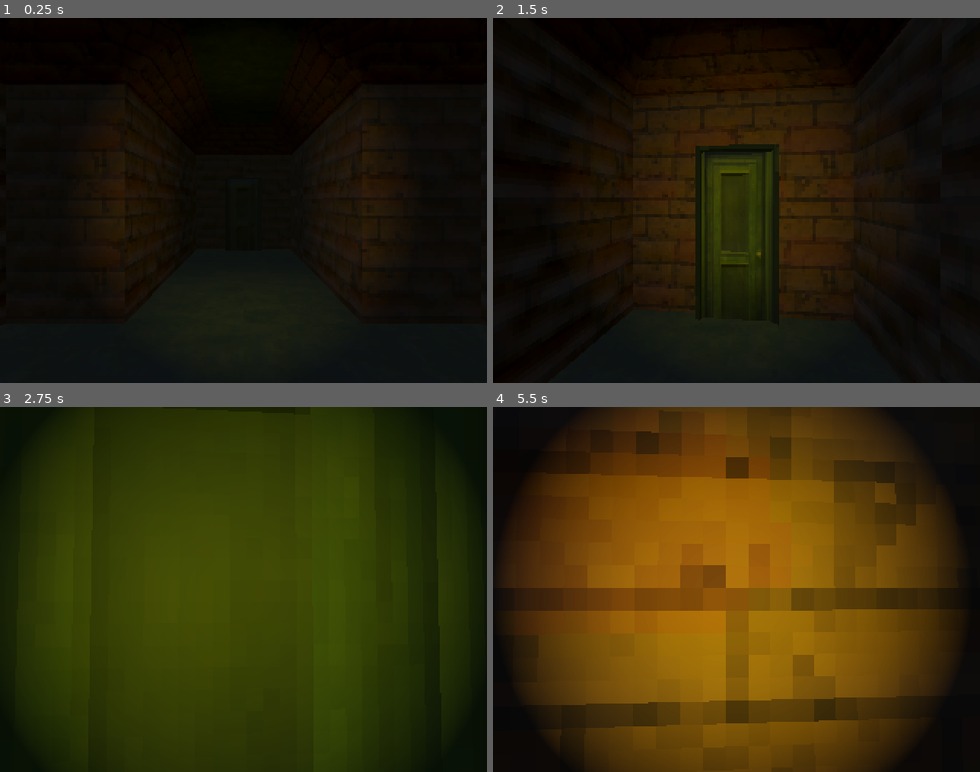
Above: before the commit, frames 1-4 (two rows, left to right).
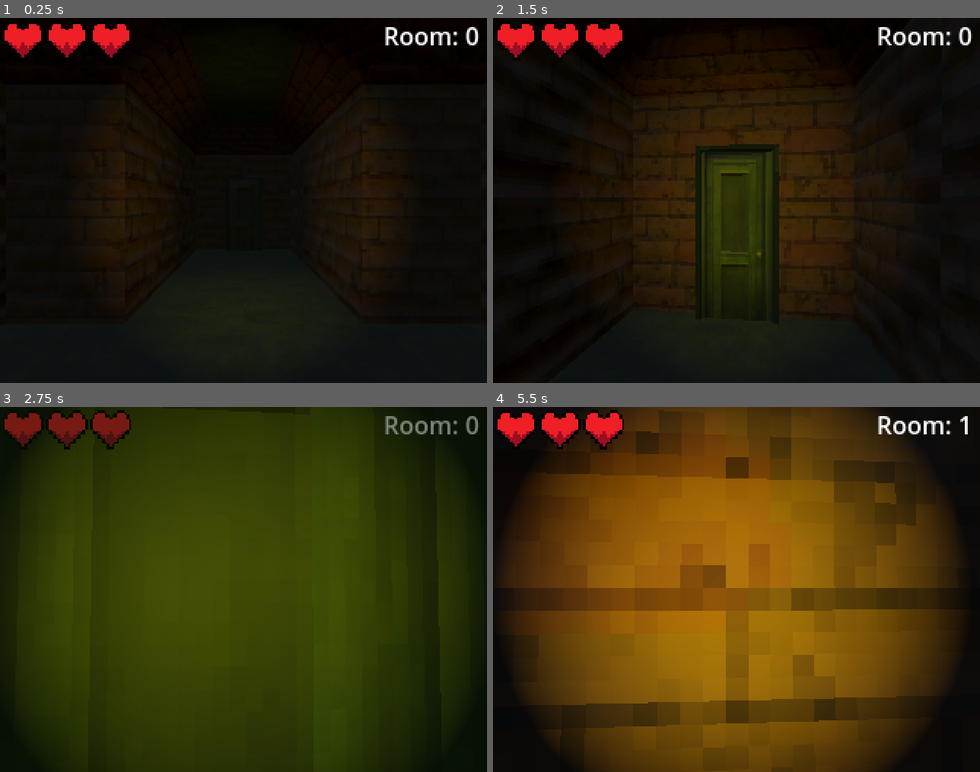
Above: after the commit, the same moments.

Repository: AEther-Frisko/Ghost-Maze-REDUX
Game: Godot game, scene res://Scenes/Maps/Level0.tscn
The game is run twice, just before and just after one commit, with the same random seed, the same clock (stepped at 60 frames per second) and the same inputs.
Inputs (mouse positions are in pixels of both pictures, inside the frame that each line leads up to):
- Up to frame 1 (0.25 s): no input
- Up to frame 2 (1.5 s): tap Enter at 0.5 s; move the mouse to (760, 200) at 0.52 s; hold Space (interact) 0.53-1.28 s; hold W (move_forward) from 0.53 s (still down); move the mouse to (712, 200) at 1.27 s; tap Space (interact) at 1.35 s
- Up to frame 3 (2.75 s): keep holding W (move_forward); move the mouse to (253, 582) at 2.02 s; hold Shift (sprint) from 2.03 s (still down); tap Space (interact) at 2.3 s
- Up to frame 4 (5.5 s): keep holding W (move_forward); move the mouse to (731, 596) at 2.77 s; release Shift (sprint) at 2.78 s; tap Space (interact) at 2.85, 4.55 s; move the mouse to (775, 593) at 3.52 s; hold Space (interact) 3.53-4.28 s; move the mouse to (697, 585) at 4.27 s; tap Shift (sprint) at 4.35 s; move the mouse to (741, 589) at 5.02 s; hold Space (interact) from 5.03 s (still down)

The runs differ from the first frame. In frame 1, 1.8% of the frame differs, in the area x 0-99%, y 1-11%; in frame 2, 1.8%; in frame 3, 2.0%, in the area x 0-99%, y 0-12%; in frame 4, 2.0%.

Commit message:
basic UI functionality (might change hp to bar later)

Diff:
--- /dev/null
+++ b/Resources/DefaultStats.tres
@@ -0,0 +1,9 @@
+[gd_resource type="Resource" script_class="PlayerStats" load_steps=2 format=3 uid="uid://cjfr80hljj43a"]
+
+[ext_resource type="Script" path="res://Scripts/PlayerStats.gd" id="1_12s4p"]
+
+[resource]
+script = ExtResource("1_12s4p")
+maxHealth = 3
+currentHealth = 3
+roomReached = 0
--- a/Scenes/doorMesh.tscn
+++ /dev/null
@@ -1,9 +0,0 @@
-[gd_scene load_steps=3 format=3 uid="uid://bhqudle2gvphm"]
-
-[ext_resource type="PackedScene" uid="uid://1qpfpjtvvx0n" path="res://Assets/door.glb" id="1_ktlm4"]
-[ext_resource type="ArrayMesh" uid="uid://dp8sc14hpqjsa" path="res://Assets/door_mesh.tres" id="2_7anbq"]
-
-[node name="door" instance=ExtResource("1_ktlm4")]
-
-[node name="door" parent="." index="0"]
-mesh = ExtResource("2_7anbq")
--- /dev/null
+++ b/Scenes/heartGUI.tscn
@@ -0,0 +1,17 @@
+[gd_scene load_steps=3 format=3 uid="uid://c620l5fldhd3c"]
+
+[ext_resource type="Script" path="res://Scripts/heartGUI.gd" id="1_c1rtj"]
+[ext_resource type="Texture2D" uid="uid://bhbkyux43eaj5" path="res://Assets/hearts-atlas.png" id="1_idtjd"]
+
+[node name="HeartGUI" type="Panel"]
+self_modulate = Color(1, 1, 1, 0)
+custom_minimum_size = Vector2(68, 64)
+offset_right = 68.0
+offset_bottom = 64.0
+scale = Vector2(0.5, 0.5)
+script = ExtResource("1_c1rtj")
+
+[node name="Sprite2D" type="Sprite2D" parent="."]
+texture = ExtResource("1_idtjd")
+centered = false
+hframes = 3
--- /dev/null
+++ b/Scenes/statsUI.tscn
@@ -0,0 +1,38 @@
+[gd_scene load_steps=2 format=3 uid="uid://bvkiaoihof13n"]
+
+[ext_resource type="Script" path="res://Scripts/statsUI.gd" id="1_p8vbf"]
+
+[node name="StatsUI" type="Control"]
+layout_mode = 3
+anchors_preset = 15
+anchor_right = 1.0
+anchor_bottom = 1.0
+grow_horizontal = 2
+grow_vertical = 2
+script = ExtResource("1_p8vbf")
+
+[node name="healthMargin" type="MarginContainer" parent="."]
+layout_mode = 0
+offset_right = 70.0
+offset_bottom = 64.0
+scale = Vector2(0.4, 0.4)
+theme_override_constants/margin_left = 4
+theme_override_constants/margin_top = 5
+
+[node name="healthDisplay" type="HBoxContainer" parent="healthMargin"]
+layout_mode = 2
+
+[node name="roomMargin" type="MarginContainer" parent="."]
+layout_mode = 1
+anchors_preset = 1
+anchor_left = 1.0
+anchor_right = 1.0
+offset_left = -55.0
+offset_bottom = 23.0
+grow_horizontal = 0
+theme_override_constants/margin_right = 5
+
+[node name="roomDisplay" type="Label" parent="roomMargin"]
+layout_mode = 2
+text = "Room:"
+horizontal_alignment = 1
--- a/Scenes/transitionScreen.tscn
+++ b/Scenes/transitionScreen.tscn
@@ -72,3 +72,5 @@
 libraries = {
 "": SubResource("AnimationLibrary_pqsq6")
 }
+
+[connection signal="animation_finished" from="AnimationPlayer" to="." method="_on_animation_player_animation_finished"]
--- a/Scripts/Door.gd
+++ b/Scripts/Door.gd
@@ -4,10 +4,13 @@
 @onready var doorSFX = $DoorSounds
 
 func _ready():
+	# allows for player interaction
 	interactionArea.interact = Callable(self, "_onInteract")
 
 func _onInteract():
+	# play door opening sound
 	doorSFX.pitch_scale = randf_range(0.8, 1.2)
 	doorSFX.play()
+	# switch to random new map
 	var mapNumber = str(randi_range(1, 10))
 	SceneSwitcher.switchScene("res://Scenes/Maps/Level" + mapNumber + ".tscn")
--- /dev/null
+++ b/Scripts/EventBus.gd
@@ -0,0 +1,5 @@
+extends Node
+
+signal maxHealthChanged(newMax)
+signal currentHealthChanged(newHealth)
+signal roomChanged(newRoom)
--- a/Scripts/InteractionManager.gd
+++ b/Scripts/InteractionManager.gd
@@ -9,14 +9,17 @@
 var canInteract = true
 
 func registerArea(area: InteractionArea):
+	# adds area to active areas array
 	activeAreas.push_back(area)
 
 func unregisterArea(area: InteractionArea):
+	# removes area from active areas array
 	var index = activeAreas.find(area)
 	if index != -1:
 		activeAreas.remove_at(index)
 
 func _process(_delta):
+	# checks areas within range by distance and selects closest one to player
 	if activeAreas.size() > 0 and canInteract:
 		activeAreas.sort_custom(_sortByDistanceToPlayer)
 		label.text = BASE_TEXT + activeAreas[0].actionName
@@ -25,11 +28,13 @@
 		label.hide()
 
 func _sortByDistanceToPlayer(area1, area2):
+	# sorts all active areas by distance from player
 	var area1toPlayer = player.global_position.distance_to(area1.global_position)
 	var area2toPlayer = player.global_position.distance_to(area2.global_position)
 	return area1toPlayer < area2toPlayer
 
 func _input(event):
+	# checks for player interaction attempt and allows interaction to occur if possible
 	if event.is_action_pressed("interact") and canInteract:
 		if activeAreas.size() > 0:
 			canInteract = false
--- a/Scripts/Player.gd
+++ b/Scripts/Player.gd
@@ -32,10 +32,13 @@
 var headBobIndex = 0.0
 var headBobCurrentIntensity = 0.0
 
+@export var playerStats = preload("res://Resources/DefaultStats.tres")
+
 # Get the gravity from the project settings to be synced with RigidBody nodes.
 var gravity = ProjectSettings.get_setting("physics/3d/default_gravity")
 
 func _ready():
+	# hides mouse and locks to screen while in window
 	Input.set_mouse_mode(Input.MOUSE_MODE_CAPTURED)
 
 func _input(event):
--- /dev/null
+++ b/Scripts/PlayerStats.gd
@@ -0,0 +1,7 @@
+class_name PlayerStats
+extends Resource
+
+# stores all of player's stats
+@export var maxHealth: int = 3
+@export var currentHealth: int = 3
+@export var roomReached: int = 0
--- a/Scripts/SceneSwitcher.gd
+++ b/Scripts/SceneSwitcher.gd
@@ -1,21 +1,28 @@
 extends Node
 
 var currentScene = null
+
+@export var playerStats = preload("res://Resources/DefaultStats.tres")
+
 func _ready():
+	# gets default starting scene
 	var root = get_tree().root
 	currentScene = root.get_child(root.get_child_count() - 1)
-	#SceneSwitcher.switch_screen()
 
 func switchScene(resPath):
+	# pauses game and calls the scene switching function
 	get_tree().paused = true
 	TransitionScreen.transition()
 	await TransitionScreen.onTransitionFinished
 	call_deferred("_deferredSwitchScene", resPath)
 
 func _deferredSwitchScene(resPath):
+	# swithces the scene based on given scene path and then unpauses game
 	currentScene.free()
 	var newScene = load(resPath)
 	currentScene = newScene.instantiate()
 	get_tree().root.add_child(currentScene)
 	get_tree().current_scene = currentScene
 	get_tree().paused = false
+	playerStats.roomReached += 1
+	EventBus.roomChanged.emit(playerStats.roomReached)
--- /dev/null
+++ b/Scripts/heartGUI.gd
@@ -0,0 +1,9 @@
+extends Panel
+
+@onready var sprite = $Sprite2D
+
+func updateHeart(whole :bool):
+	if whole:
+		sprite.frame = 0
+	else:
+		sprite.frame = 2
--- a/Scripts/interactionArea.gd
+++ b/Scripts/interactionArea.gd
@@ -9,8 +9,10 @@
 
 
 func _on_body_entered(_body):
+	# adds area to list of active areas
 	InteractionManager.registerArea(self)
 
 
 func _on_body_exited(_body):
+	# removes area from list of active areas
 	InteractionManager.unregisterArea(self)
--- /dev/null
+++ b/Scripts/statsUI.gd
@@ -0,0 +1,36 @@
+extends Control
+
+@onready var roomDisplay = $roomMargin/roomDisplay
+@onready var healthDisplay = $healthMargin/healthDisplay
+@onready var heartGUI = preload("res://Scenes/heartGUI.tscn")
+
+const HEALTH_BASE = "Health: "
+const ROOM_BASE = "Room: "
+
+@export var playerStats = preload("res://Resources/DefaultStats.tres")
+
+func _ready():
+	EventBus.connect("maxHealthChanged", setMaxHealth)
+	EventBus.connect("currentHealthChanged", setCurrentHealth)
+	EventBus.connect("roomChanged", setCurrentRoom)
+
+	setCurrentRoom(playerStats.roomReached)
+	setMaxHealth(playerStats.maxHealth)
+	setCurrentHealth(playerStats.currentHealth)
+
+func setMaxHealth(newMax):
+	for i in range(newMax):
+		var heart = heartGUI.instantiate()
+		healthDisplay.add_child(heart)
+
+func setCurrentHealth(newHealth):
+	var hearts = healthDisplay.get_children()
+
+	for i in range(newHealth):
+		hearts[i].updateHeart(true)
+
+	for i in range(newHealth, hearts.size()):
+		hearts[i].updateHeart(false)
+
+func setCurrentRoom(newRoom):
+	roomDisplay.text = ROOM_BASE + str(newRoom)
--- a/Scripts/transitionScreen.gd
+++ b/Scripts/transitionScreen.gd
@@ -6,16 +6,19 @@
 signal onTransitionFinished
 
 func _ready():
+	# hides transition screen
 	colourRect.visible = false
-	animPlayer.animation_finished.connect(_onAnimationFinished)
 
 func transition():
+	# showa transition screen and plays the fade in animation
 	colourRect.visible = true
 	animPlayer.play("fadeIn")
 
-func _onAnimationFinished(animName):
-	if (animName == "fadeIn"):
+func _on_animation_player_animation_finished(anim_name):
+	if (anim_name == "fadeIn"):
+		# emits signal that animation finished and fades out
 		onTransitionFinished.emit()
 		animPlayer.play("fadeOut")
-	if (animName == "fadeOut"):
+	if (anim_name == "fadeOut"):
+		# hides transition screen
 		colourRect.visible = false
--- a/project.godot
+++ b/project.godot
@@ -17,9 +17,11 @@
 
 [autoload]
 
+EventBus="*res://Scripts/EventBus.gd"
 InteractionManager="*res://Scenes/InteractionManager.tscn"
 SceneSwitcher="*res://Scripts/SceneSwitcher.gd"
 TransitionScreen="*res://Scenes/transitionScreen.tscn"
+StatsUi="*res://Scenes/statsUI.tscn"
 
 [display]
 
@@ -71,8 +73,17 @@
 "events": [Object(InputEventKey,"resource_local_to_scene":false,"resource_name":"","device":-1,"window_id":0,"alt_press …(182 unchanged characters)…
 ]
 }
+TESTING={
+"deadzone": 0.5,
+"events": [Object(InputEventKey,"resource_local_to_scene":false,"resource_name":"","device":-1,"window_id":0,"alt_pressed":false,"shift_pressed":false,"ctrl_pressed":false,"meta_pressed":false,"pressed":false,"keycode":0,"physical_keycode":4194309,"key_label":0,"unicode":0,"echo":false,"script":null)
+]
+}
 
 [layer_names]
 
 3d_physics/layer_1="World"
 3d_physics/layer_2="Player"
+
+[rendering]
+
+textures/canvas_textures/default_texture_filter=0
Binary file added: Assets/hearts-atlas.png
Not shown, added: Assets/hearts-atlas.png.import
Not shown: 8 places in Assets/tileset.tres that only renumber resources
